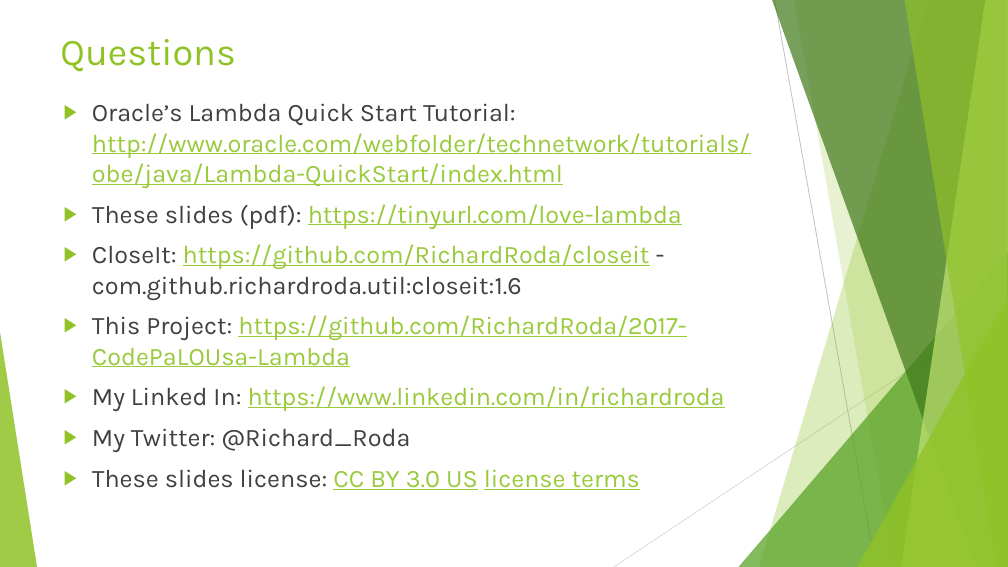
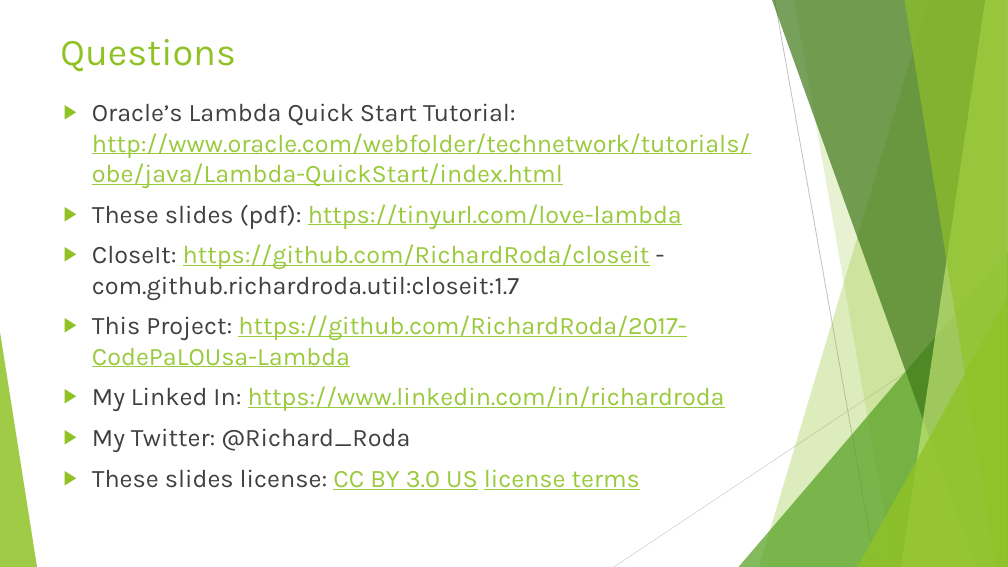
Before and after one commit to RichardRoda/2017-CodePaLOUsa-Lambda, a slide deck: slide 63 of Learning to Love the Lambda in the Stream.pptx (slide 55 before the commit). Drawn at 1008x567 pixels with LibreOffice and Linux fonts; fonts in the diff are those of the drawing. Boxes give left, top, right and bottom in pixels: in the first picture for what was removed or moved away, otherwise in the second. Text is boxed around its words. In the diff, an @@ line names an element or a change of style, - is before the commit and + after.

```diff
--- a/Learning to Love the Lambda in the Stream.pptx
+++ b/Learning to Love the Lambda in the Stream.pptx
@@ text at box(92, 244, 650, 300): text changed @@
-▶ CloseIt: https://github.com/RichardRoda/closeit - com.github.richardroda.util:closeit:1.6
+▶ CloseIt: https://github.com/RichardRoda/closeit - com.github.richardroda.util:closeit:1.7
```
Also in this commit, not shown: 11 other slides changed, 8 slides added, 1 other file.
